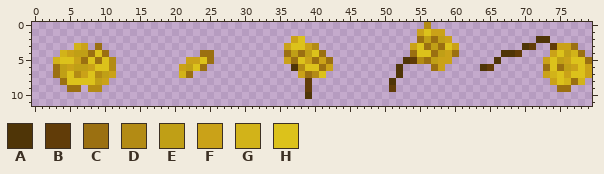
Sprite sheet: graphics/sprites/equipment/head/rosehat.png. The picture above was drawn from the file before the commit.
The file is 80x12 pixels. Colours within 5 levels of each other are drawn and written as one.
Palette (. is transparent): A #4f3507  B #613c08  C #9b7011  D #b38b14  E #c09f16  F #caa218  G #d2b319  H #dcc21b
New version:
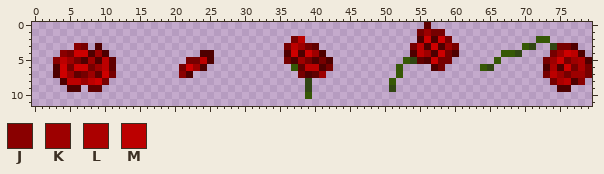
Colours new in this view: J #890000  K #9d0000  L #ab0000  M #bc0000
From old to new:
colour A: #4f3507 -> #365806
colour B: #613c08 -> #314613
colour C: #9b7011 -> #4e0000
colour D: #b38b14 -> #600000
colour E: #c09f16 -> #cd0000
colour F: #caa218 -> #760000
y 1: x 56 H -> K
y 2: x 38 H -> M
y 3: x 6 G -> J; x 37..38 HH -> MK; x 55 H -> M; x 59 H -> K
y 4: x 4 G -> J; x 9 H -> K; x 40 H -> K; x 55..56 HH -> MK; x 75 H -> K; x 77 G -> M
y 5: x 3..5 GHH -> JMK; x 8 H -> K; x 10 H -> M; x 24 H -> M; x 38 H -> K; x 74 H -> K; x 77..78 HH -> KL
y 6: x 9..10 HH -> KM; x 23 H -> K; x 39..40 HH -> MM; x 74 H -> L; x 78 H -> L
y 7: x 5 H -> K; x 8 H -> K; x 21 G -> J; x 41 H -> K; x 74..75 GH -> MK; x 77..78 HH -> KK
y 8: x 5..8 HHHH -> MMKM; x 75..76 HG -> LM; x 78 G -> J
